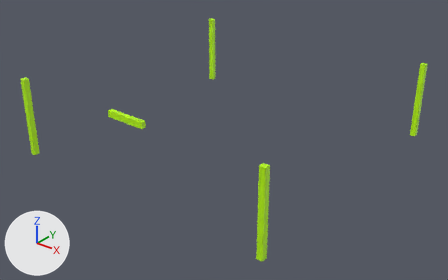
The glTF model assets/Models/accent-skin-8.glb, before and after one commit.
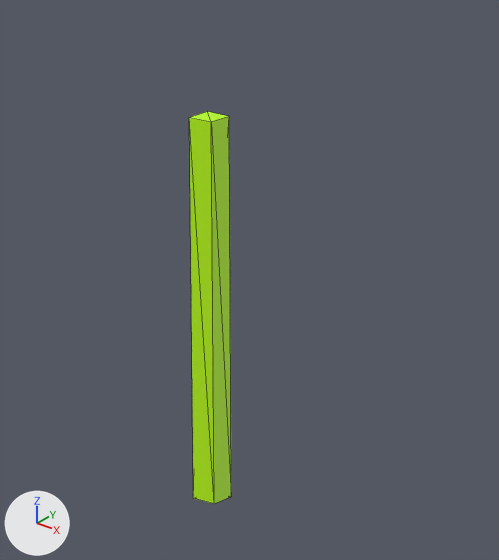
The first picture shows the older version from a 50 mm lens placed at (17.91, -22.91, 14.31), pointed at (0.18, -0.75, 0.57). The close-ups show the older and then the newer version on the part from 40% to 57% of the width and 0% to 32% of the height of that picture. Only the edits that show in the close-ups are written down. The lights are fixed; the arrows at lower left show +X, +Y and +Z. The close-ups show mesh edges as thin lines.

Before the edit, the objects in view are built like this:
```python
mat_accent = bpy.data.materials.new('accent')
mat_accent.use_nodes = True; mat_accent.node_tree.nodes.clear()
_N = mat_accent.node_tree.nodes; _L = mat_accent.node_tree.links
n0 = _N.new('ShaderNodeBsdfPrincipled'); n0.name = 'Principled BSDF'
n0.inputs[2].default_value = 0.55  # 'Roughness'
n1 = _N.new('ShaderNodeOutputMaterial'); n1.name = 'Material Output'
n2 = _N.new('ShaderNodeMix'); n2.name = 'Mix'
n2.data_type = 'RGBA'
n2.blend_type = 'MULTIPLY'
n2.inputs[0].default_value = 1.0  # 'Factor'
n2.inputs[7].default_value = (0.498, 1.0, 0.0, 1.0)  # 'B', green #bbff00
n3 = _N.new('ShaderNodeTexImage'); n3.name = 'Image Texture'
n3.image = img_image_0
_L.new(n0.outputs[0], n1.inputs[0])  # 'BSDF' to 'Surface'
_L.new(n2.outputs[2], n0.inputs[0])  # 'Result' to 'Base Color'
_L.new(n3.outputs[0], n2.inputs[6])  # 'Color' to 'A'
me_mesh_0 = bpy.data.meshes.new('Mesh_0')
me_mesh_0.from_pydata(...)  # a box spanning x -1.0..1.0, y -7.11..-6.89, z 3.7..4.0; a box spanning x 6.86..7.14, y 6.86..7.14, z 0.0..4.0; a box spanning x -7.14..-6.86, y 6.86..7.14, z 0.0..4.0; a box spanning x 6.86..7.14, y -7.14..-6.86, z 0.0..4.0; a box spanning x -7.14..-6.86, y -7.14..-6.86, z 0.0..4.0
me_mesh_0.materials.append(mat_accent)
ob_accent_skin_8 = bpy.data.objects.new('accent-skin-8', me_mesh_0)
ob_accent_skin_8.location = (0.0, 0.0, 0.0)
```
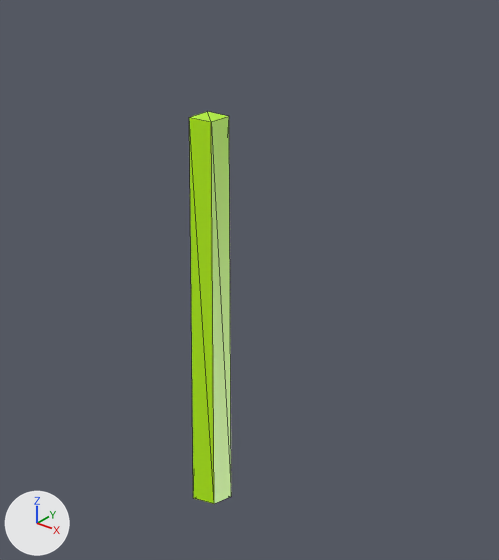
What changed in the scene script:
```text
Change mat_accent:
    where n0 = _N.new('ShaderNodeBsdfPrincipled'); n0.name = 'Principled BSDF'
    n0.inputs[2].default_value: 0.55 -> 0.3  # 'Roughness'
```

Where the change shows, as pixel boxes (x1, y1, x2, y2) in the close-ups (499 x 560 px):
'accent-skin-8', surface changed (lighter): (192, 112, 231, 504) in both
